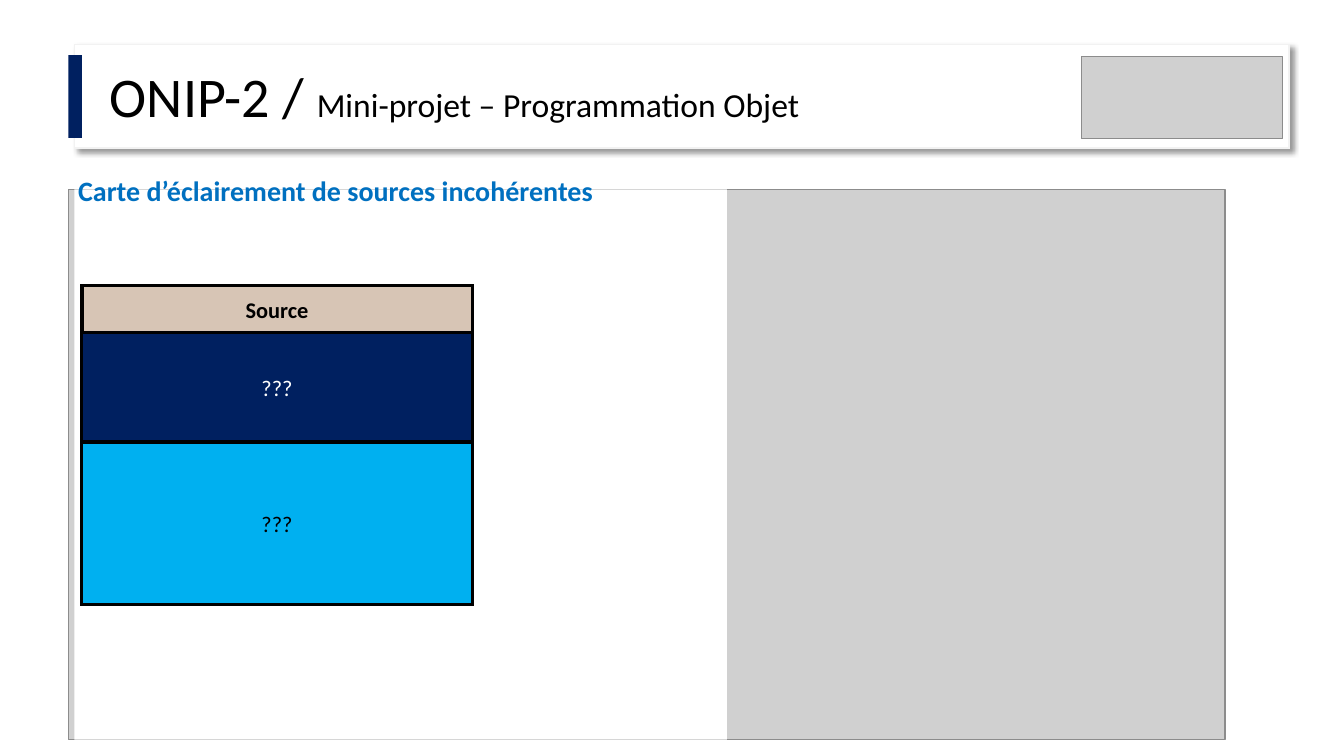
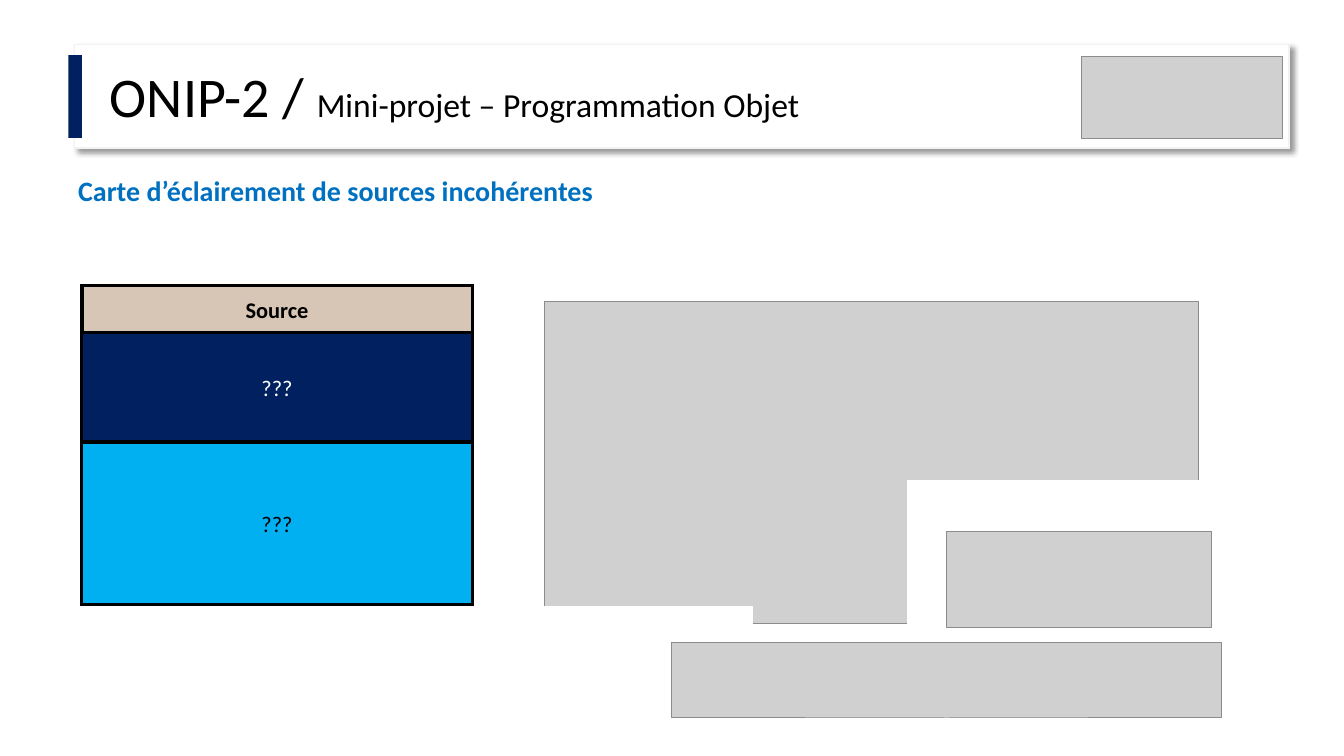
Before and after one commit to IOGS-Digital-Methods/semester-6, a slide deck: slide 9 of ONIP-FISA/POO_eclairement/ONIP2_Eclairement.pptx. Drawn at 1344x756 pixels with LibreOffice and Linux fonts; fonts in the diff are those of the drawing; grey boxes stand for pictures. Boxes give left, top, right and bottom in pixels: in the first picture for what was removed or moved away, otherwise in the second. Text is boxed around its words. In the diff, an @@ line names an element or a change of style, - is before the commit and + after.

```diff
--- a/ONIP-FISA/POO_eclairement/ONIP2_Eclairement.pptx
+++ b/ONIP-FISA/POO_eclairement/ONIP2_Eclairement.pptx
@@ picture removed at <box>69,190,1226,740</box> @@
@@ rectangle removed at <box>75,190,728,740</box> @@
@@ picture added at <box>544,301,1199,623</box> @@
@@ rectangle added at <box>908,481,1235,651</box>, fill #FFFFFF, outline #FFFFFF 1 pt @@
@@ picture added at <box>947,532,1212,628</box> @@
@@ rectangle added at <box>509,607,752,638</box>, fill #FFFFFF, outline #FFFFFF 1 pt @@
@@ picture added at <box>673,642,1222,718</box> @@
```
Also in this commit, not shown: 2 other slides changed, 1 other file.
